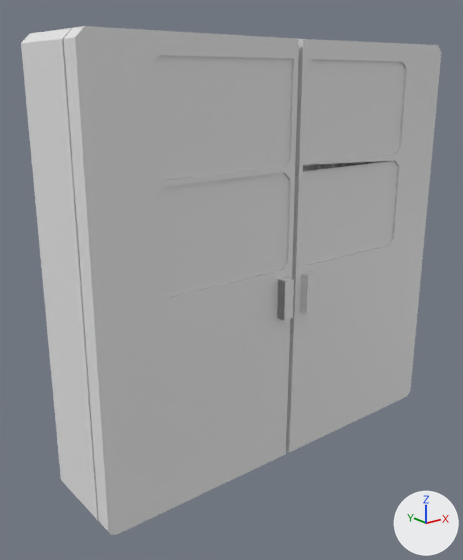
One commit to the FBX model Assets/Models/Furnitures/Vitrine.fbx: the scene before it, then after it.
Before and after are seen from a camera (50 mm lens) standing at (-10.3, 5.31, 4.9) and looking at (-5.35, 11.5, 2.42). Lighting does not change. The marker at lower right points along +X, +Y and +Z. Where no turn or scale is listed for an object, it has been applied to the vertices.

In view in the first picture: 'Vitrine'.
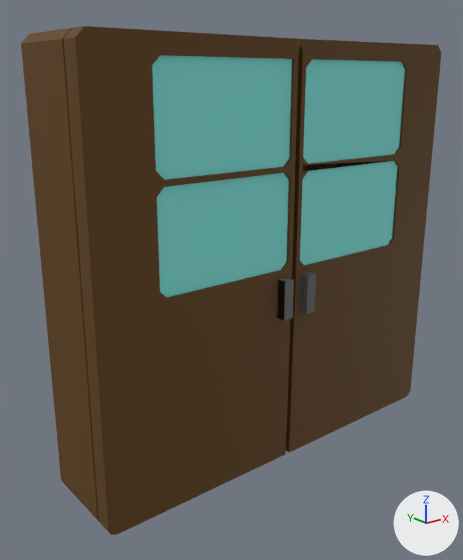
Changed parts and their boxes [x1, y1, x2, y2] in the pictures (463 x 560 px):
```json
{"part": 1, "of": "me_cube_024", "change": "recoloured", "before": [21, 26, 441, 535], "after": [21, 26, 441, 535], "on screen": "grey to brown"}
{"part": 2, "of": "me_cube_024", "change": "recoloured", "before": [152, 55, 405, 297], "after": [152, 55, 405, 297], "on screen": "grey to cyan"}
{"part": 3, "of": "me_cube_024", "change": "recoloured", "before": [277, 272, 316, 321], "after": [277, 272, 316, 321]}
```

Edits to the scene script, one JSON object a line:
```json
{"op": "add", "block": "mat_crowny_brown", "code": ["mat_crowny_brown = principled_material('Crowny brown')", "mat_crowny_brown.base_color = (0.115, 0.0489, 0.00277)  # brown #5f3e09", "mat_crowny_brown.roughness = 0.69"]}
{"op": "add", "block": "mat_soft_grey", "code": ["mat_soft_grey = principled_material('Soft grey')", "mat_soft_grey.base_color = (0.133, 0.133, 0.133)  # dark grey #666666", "mat_soft_grey.roughness = 0.69"]}
{"op": "add", "block": "mat_screen_blue", "code": ["mat_screen_blue = principled_material('Screen blue')", "mat_screen_blue.base_color = (0.22, 0.8, 0.755)  # cyan #81e7e1", "mat_screen_blue.roughness = 0.69"]}
{"block": "me_cube_024", "where": "me_cube_024.from_pydata(...)  # 184 vertices, 116 faces; spans x -2.69..2.69, y -0.86..0.48, z -2.63..2.63"}
{"block": "me_cube_024", "where": "# used by ob_vitrine; location = (-4.97, 11.5, 2.71)"}
{"block": "me_cube_024", "change": "me_cube_024 part 1: all 102 faces that had it switch from mat_material_001 (white #e7e7e7) to mat_crowny_brown (brown #5f3f09)"}
{"block": "me_cube_024", "change": "me_cube_024 part 2: all 2 faces that had it switch from mat_material_003 (white #e7e7e7) to mat_screen_blue (cyan #81e7e1)"}
{"block": "me_cube_024", "change": "me_cube_024 part 3: all 12 faces that had it switch from mat_material_004 (white #e7e7e7) to mat_soft_grey (dark grey #666666)"}
```
